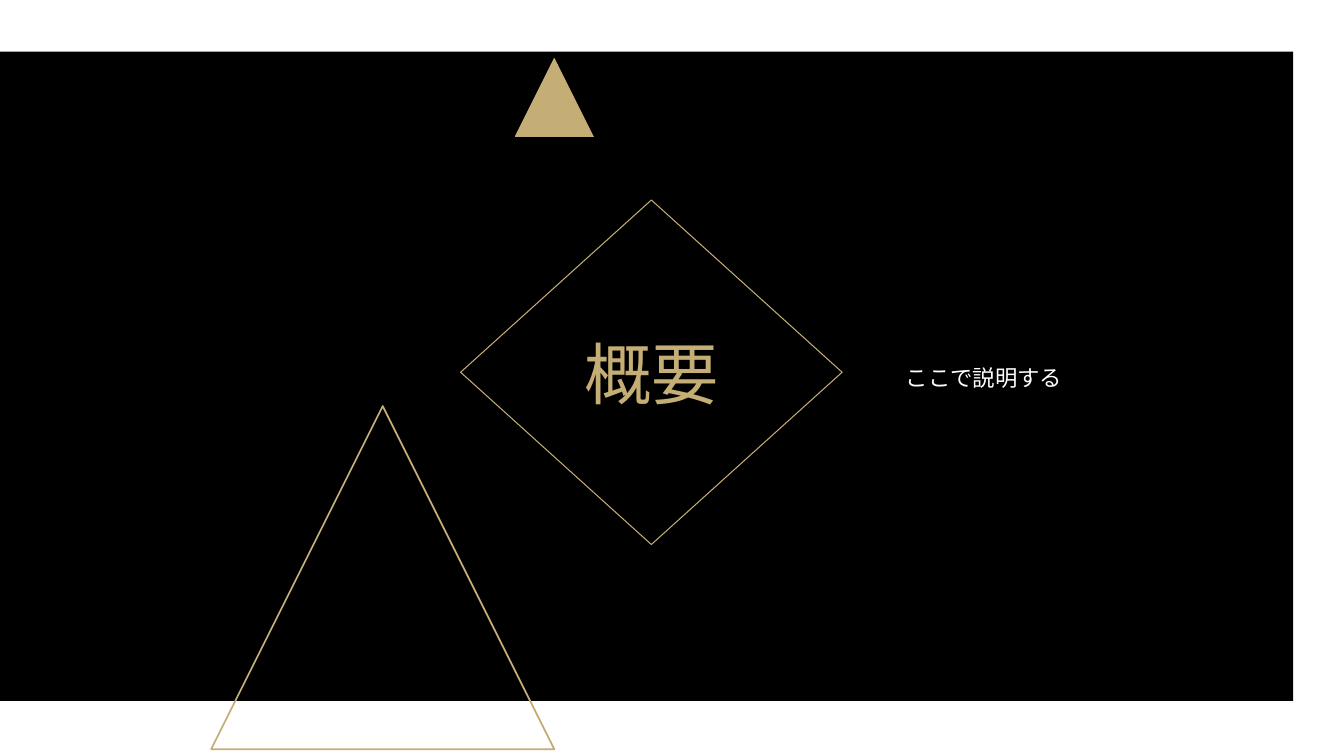
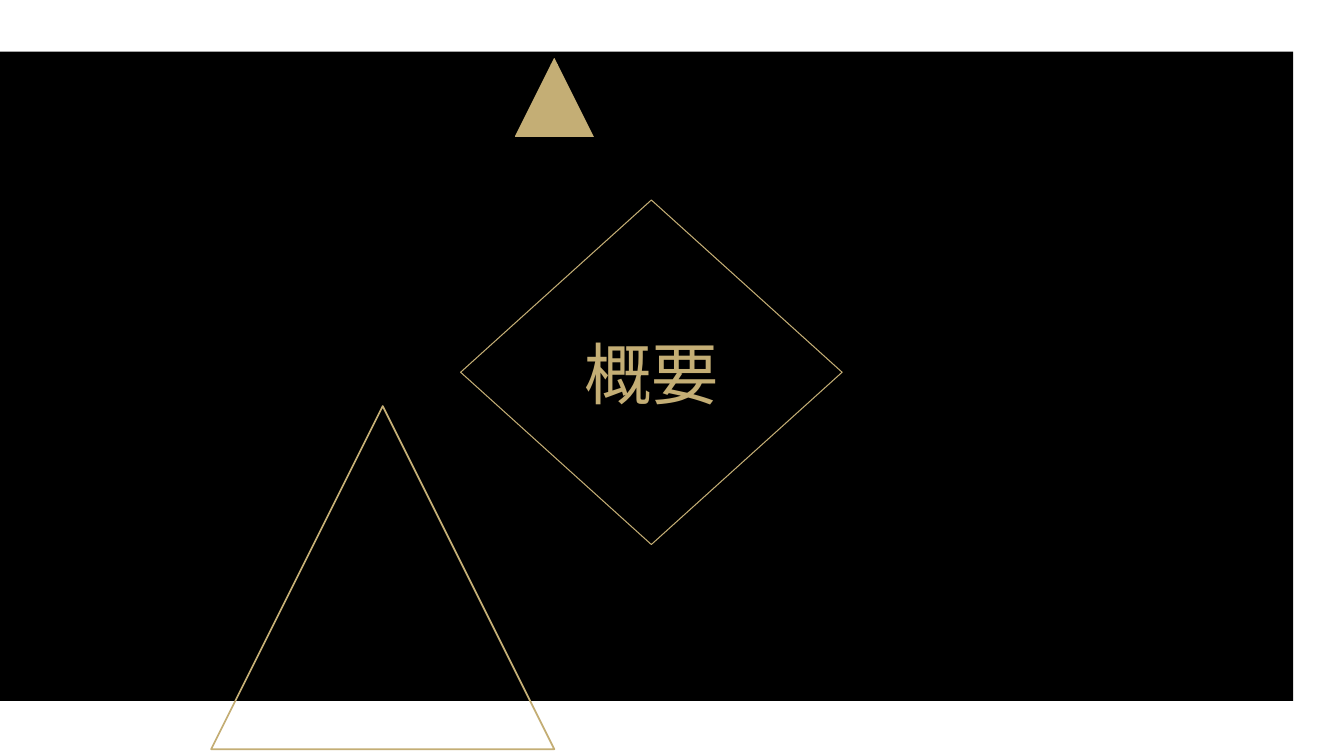
Before and after one commit to mottiriOMOTI/Mobile-development2026, a slide deck: slide 3 of 就活帳.pptx. Drawn at 1344x756 pixels with LibreOffice and Linux fonts; fonts in the diff are those of the drawing. Boxes give left, top, right and bottom in pixels: in the first picture for what was removed or moved away, otherwise in the second. Text is boxed around its words. In the diff, an @@ line names an element or a change of style, - is before the commit and + after.

```diff
--- a/就活帳.pptx
+++ b/就活帳.pptx
@@ text removed at [906,367,1062,388] @@
-ここで説明する
```
Also in this commit, not shown: 1 other slide changed, 3 slides added, 12 other files.
